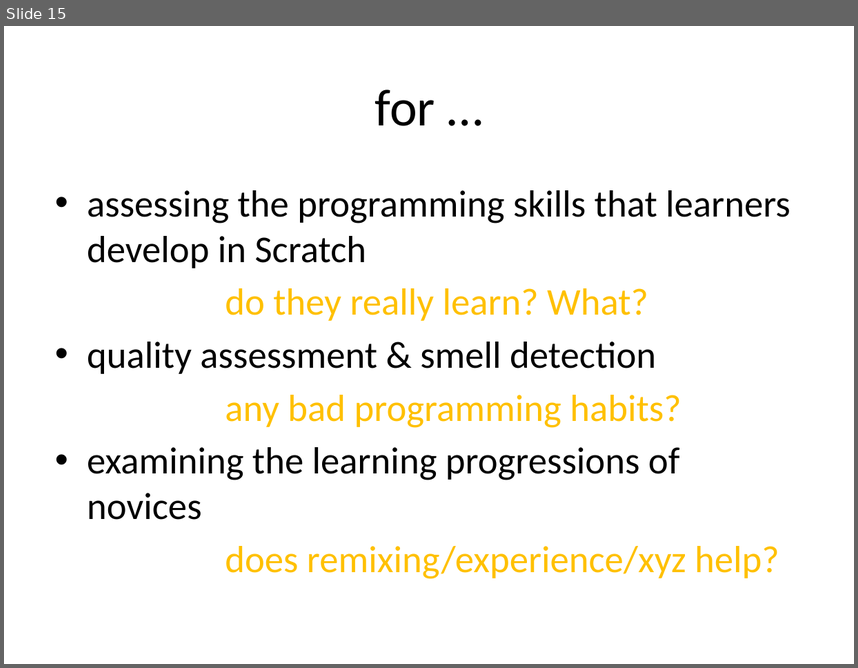
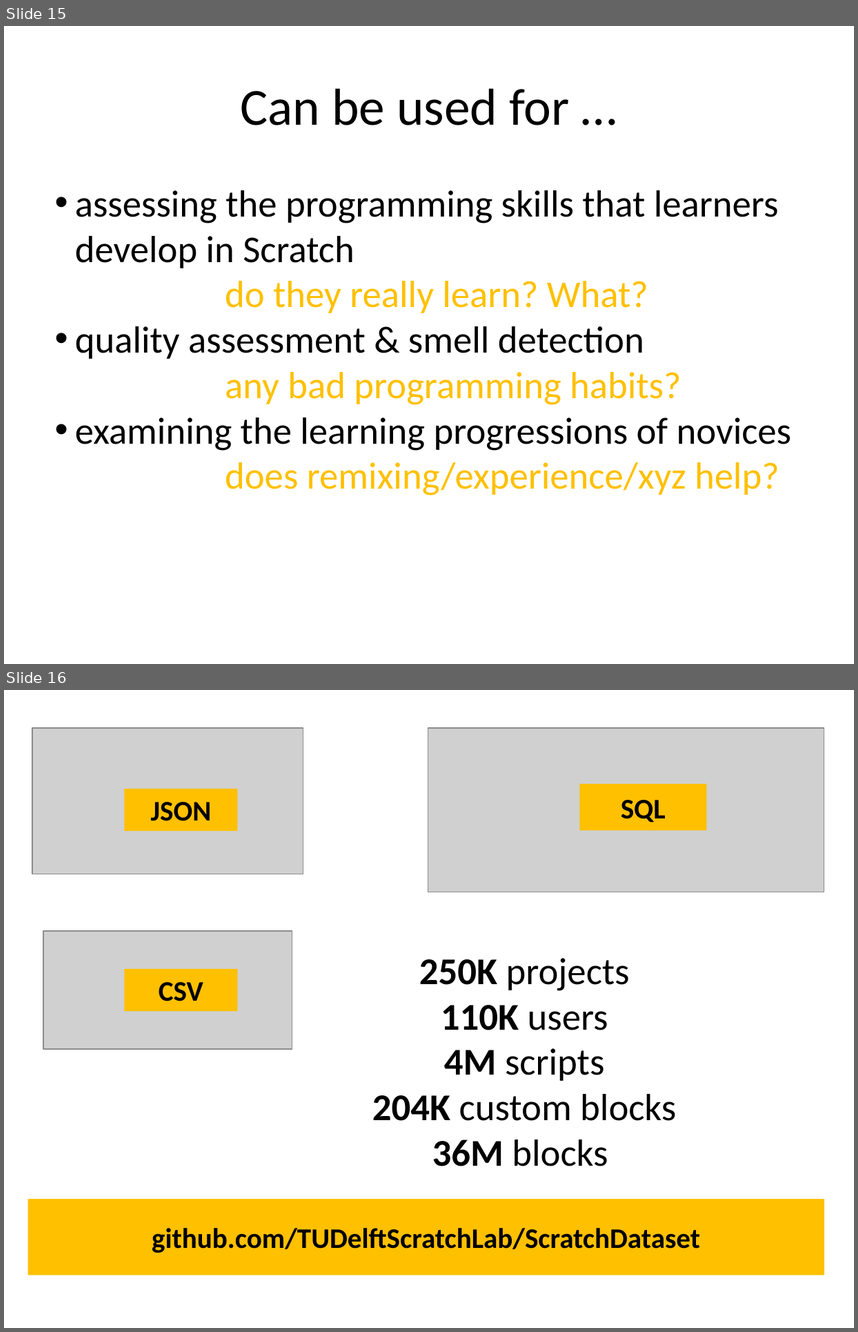
Before and after one commit to spreadsheetlab/ScratchDatasetMSR, a slide deck: MSR-Scratch.pptx. Shown one above the other, each under a label of ours: slide 15 before the commit, slides 15 and 16 after it. The pictures are 858x668 and 858x1332 pixels, drawn with LibreOffice and Linux fonts; fonts in the diff are those of the drawing; grey boxes stand for pictures. Boxes give left, top, right and bottom in pixels: in the first picture for what was removed or moved away, otherwise in the second. Text is boxed around its words. In the diff, an @@ line names an element or a change of style, - is before the commit and + after.

Commit message:
Final presentation used at MSR 2017

```diff
--- a/MSR-Scratch.pptx
+++ b/MSR-Scratch.pptx
@@ slide 16 added at (x1=4, y1=690, x2=854, y2=1328), background #FFFFFF @@
@@ picture added at (x1=32, y1=728, x2=302, y2=874) @@
@@ picture added at (x1=428, y1=728, x2=824, y2=892) @@
@@ rectangle added at (x1=125, y1=789, x2=238, y2=831), fill #FFC000, 24 pt, text #000000, bold @@
+JSON
@@ rectangle added at (x1=579, y1=784, x2=706, y2=830), fill #FFC000, 24 pt, text #000000, bold @@
+SQL
@@ picture added at (x1=43, y1=931, x2=292, y2=1049) @@
@@ text added at (x1=372, y1=958, x2=676, y2=1166), 32 pt, text #000000 @@
+250K projects
+110K users
+4M scripts
+204K custom blocks
+36M blocks
@@ rectangle added at (x1=125, y1=969, x2=238, y2=1012), fill #FFC000, 24 pt, text #000000, bold @@
+CSV
@@ rectangle added at (x1=27, y1=1199, x2=824, y2=1275), fill #FFC000, 24 pt, text #000000, bold @@
+github.com/TUDelftScratchLab/ScratchDataset
@@ slide 15 changed as well @@
@@ text at (x1=240, y1=88, x2=569, y2=125): text changed @@
-for …
+Can be used for …
@@ text "assessing the programming skills that ..." at (x1=75, y1=190, x2=792, y2=495): indent changed; less space between paragraphs @@
```
Also in this commit, not shown: 11 other slides changed, 2 other slides added, 1 slide removed, 1 other file.
